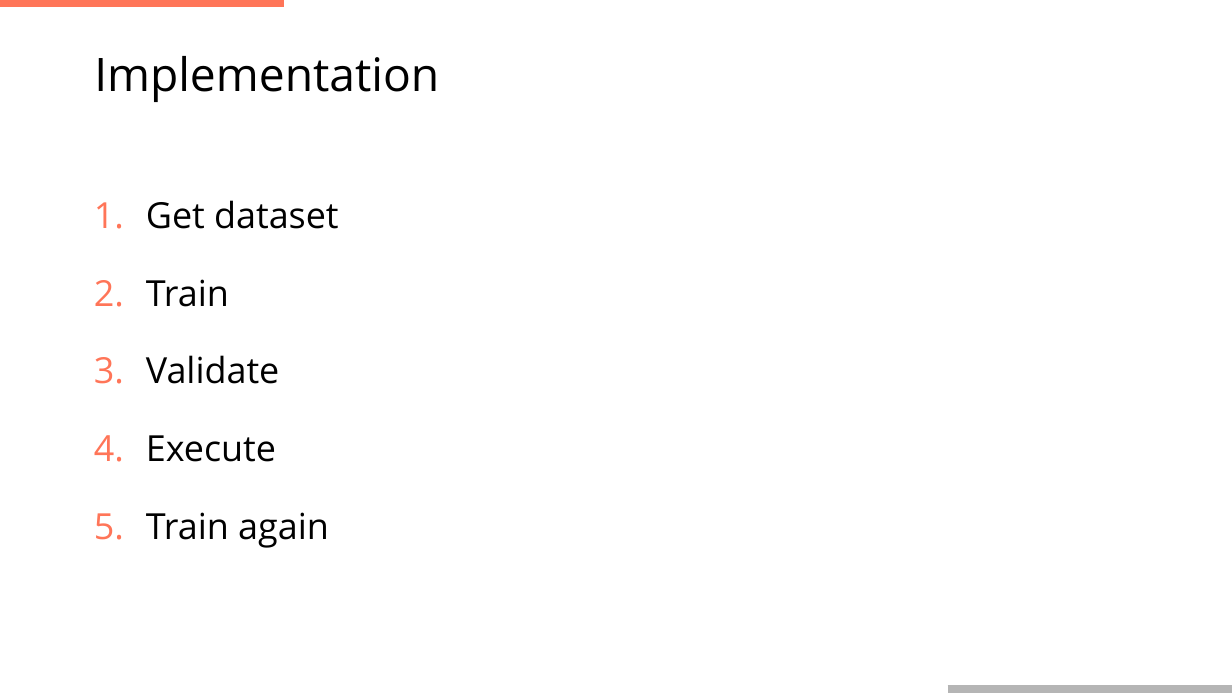
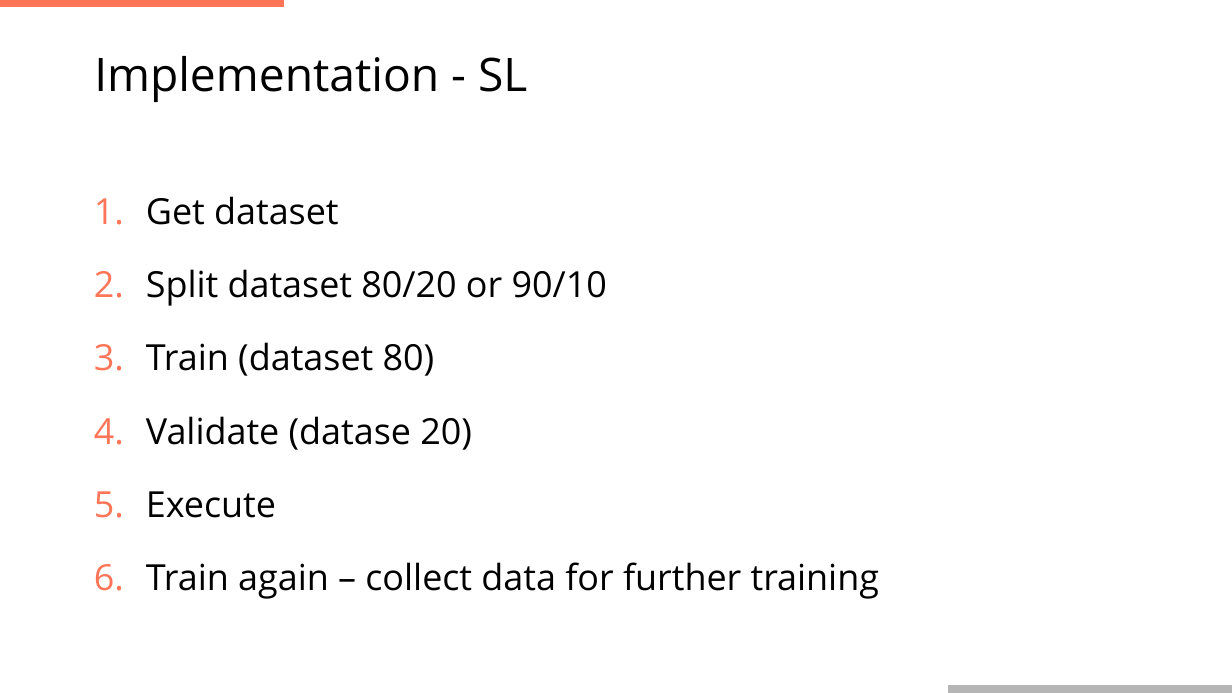
Before and after one commit to tonda100/trainings, a slide deck: slide 13 of ai-intro/ai_introduction.pptx (slide 12 before the commit). Drawn at 1232x693 pixels with LibreOffice and Linux fonts; fonts in the diff are those of the drawing; background and template pictures are left out. Boxes give left, top, right and bottom in pixels: in the first picture for what was removed or moved away, otherwise in the second. Text is boxed around its words. In the diff, an @@ line names an element or a change of style, - is before the commit and + after.

Commit message:
updated presentation

```diff
--- a/ai-intro/ai_introduction.pptx
+++ b/ai-intro/ai_introduction.pptx
@@ title at (94,56,527,102): text changed @@
-Implementation
+Implementation - SL
@@ text at (146,196,339,518): line spacing 1.5 to 1.4 @@
@@ text at (146,269,607,450): text changed @@
-2. Train
-3. Validate
+2. Split dataset 80/20 or 90/10
+3. Train (dataset 80)
+4. Validate (datase 20)
@@ text at (146,562,879,599): text changed @@
-5. Train again
+6. Train again – collect data for further training
```
Also in this commit, not shown: 2 other slides changed, 1 slide added.
